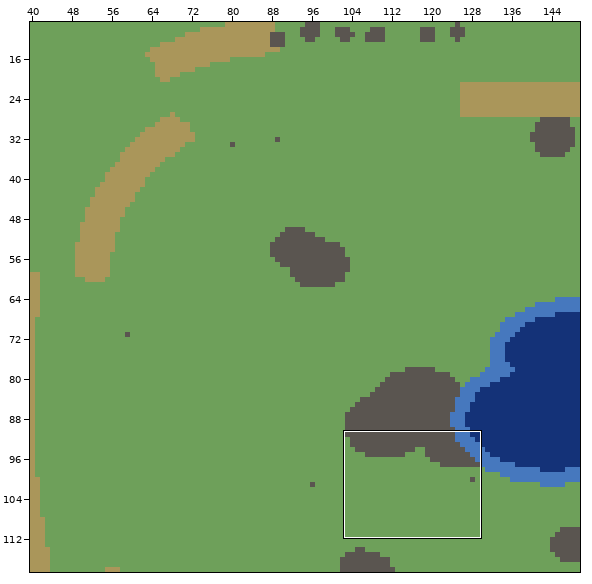
Tiled map (JSON), stored at packages/content/maps-src/canyon-run.tmj. The picture above shows the old version from afar; the outline marks the close-up.
Close-up. Old version:
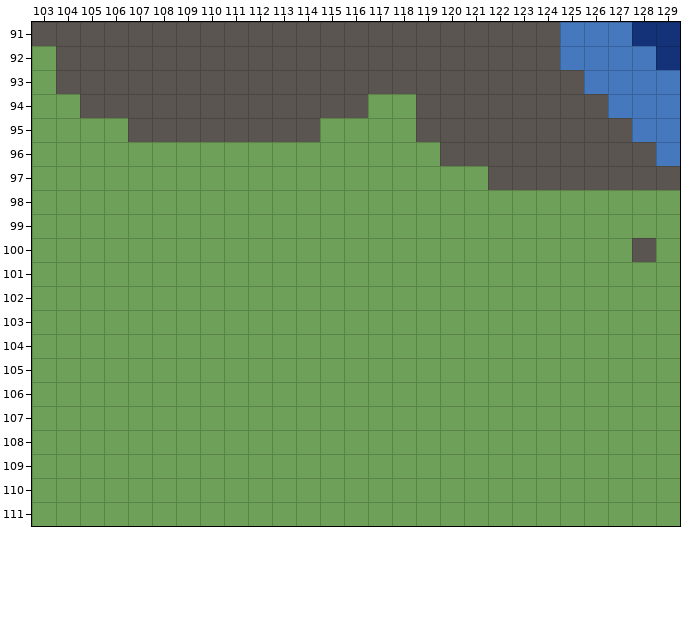
Cells are 32x32 px. Shown: x 103..129, y 91..111. The commit also changed other parts of the map, which this record leaves out.
New version:
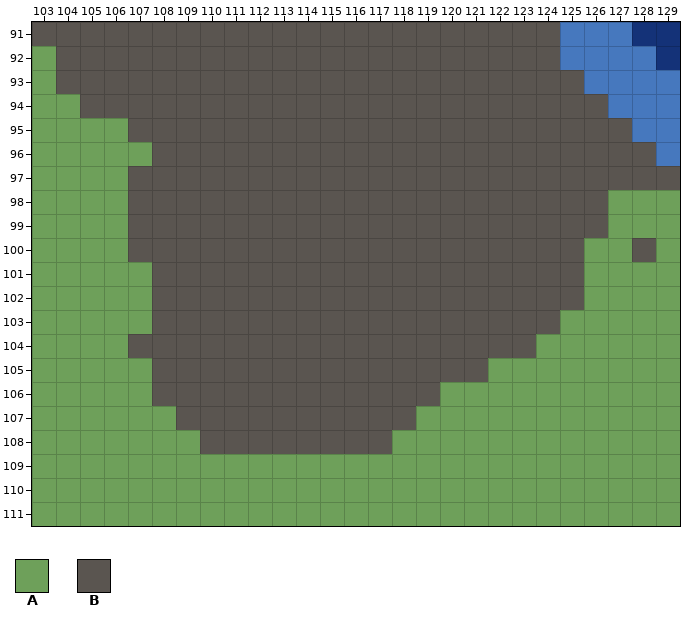
Key: from "zones": A 0, B 2.
_ is an empty cell.
Difference:
Layer "terrain":
Tile A becomes tile B in row 94 at x 117 to 118; in row 95 at x 115 to 118; in row 96 at x 108 to 119; in row 97 at x 107 to 121; in rows 98 to 99 at x 107 to 126; in row 100 at x 107 to 125.
Tile A becomes tile B in rows 101 to 102 at x 108 to 125; in row 103 at x 108 to 124; in row 104 at x 107 to 123; in row 105 at x 108 to 121; in row 106 at x 108 to 119; in row 107 at x 109 to 118.
Tile A becomes tile B in row 108 at x 110 to 117.
